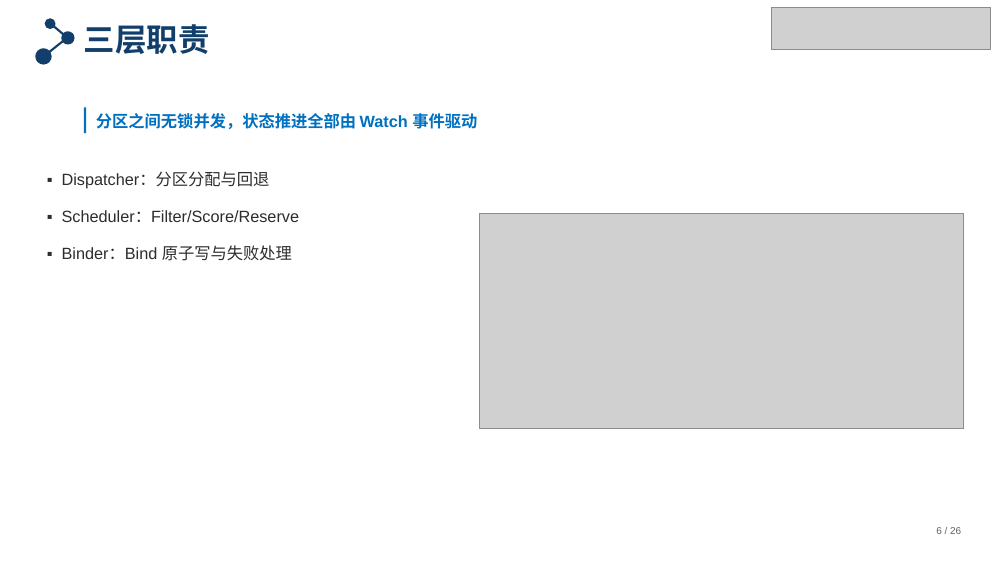
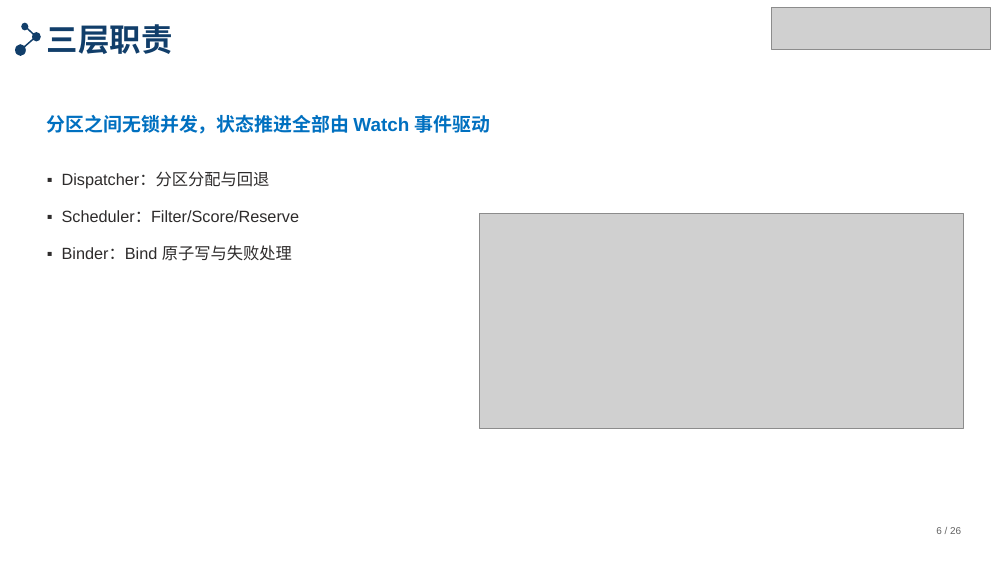
Before and after one commit to tengfei86/godel-scheduler, a slide deck: slide 6 of docs/thesis/defense/答辩PPT-北航模板版.pptx. Drawn at 1008x567 pixels with LibreOffice and Linux fonts; fonts in the diff are those of the drawing; grey boxes stand for pictures. Boxes give left, top, right and bottom in pixels: in the first picture for what was removed or moved away, otherwise in the second. Text is boxed around its words. In the diff, an @@ line names an element or a change of style, - is before the commit and + after.

```diff
--- a/docs/thesis/defense/答辩PPT-北航模板版.pptx
+++ b/docs/thesis/defense/答辩PPT-北航模板版.pptx
@@ freeform shape: place and size @@
-freeform shape at (36,18,75,64)
+freeform shape at (15,23,41,56)
@@ text "三层职责": place and size @@
-text "三层职责" at (84,24,210,54)
+text "三层职责" at (47,24,173,54)
@@ text "分区之间无锁并发，状态推进全部由 Watch 事件驱动": place and size @@
-text "分区之间无锁并发，状态推进全部由 Watch 事件驱动" at (96,113,477,129)
+text "分区之间无锁并发，状态推进全部由 Watch 事件驱动" at (47,114,491,134)
@@ text "分区之间无锁并发，状态推进全部由 Watch 事件驱动" at (47,114,491,134): size 15.5 to 18 pt; line spacing 1 to 1.1 @@
@@ rectangle removed at (84,107,86,133) @@
```
Also in this commit, not shown: 30 other slides changed, 2 other files.
